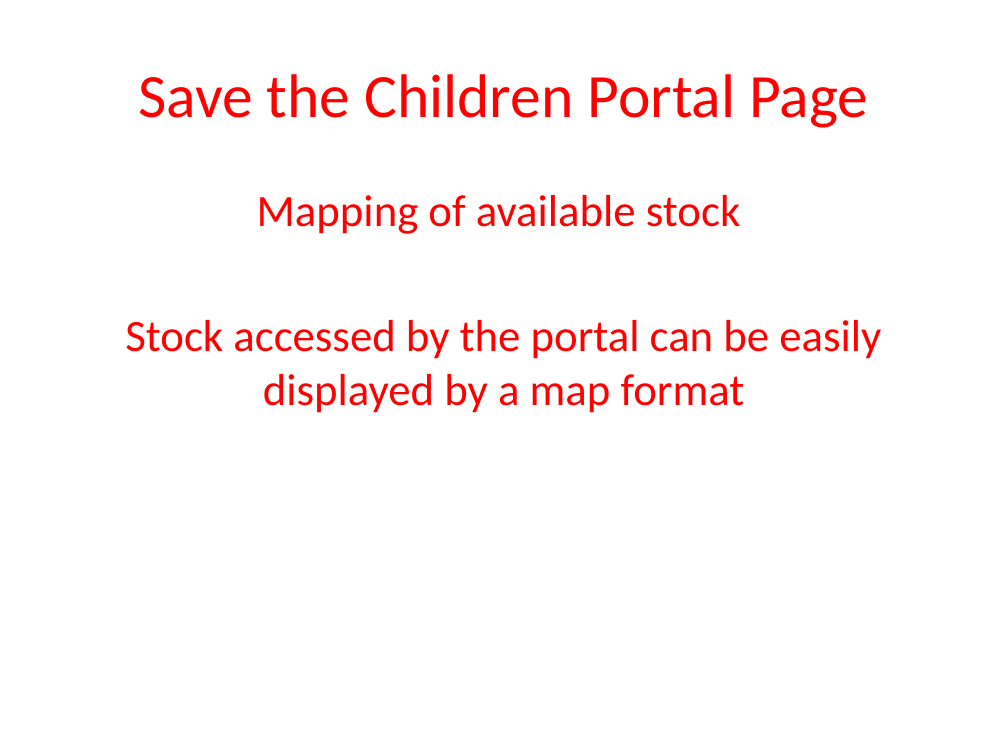
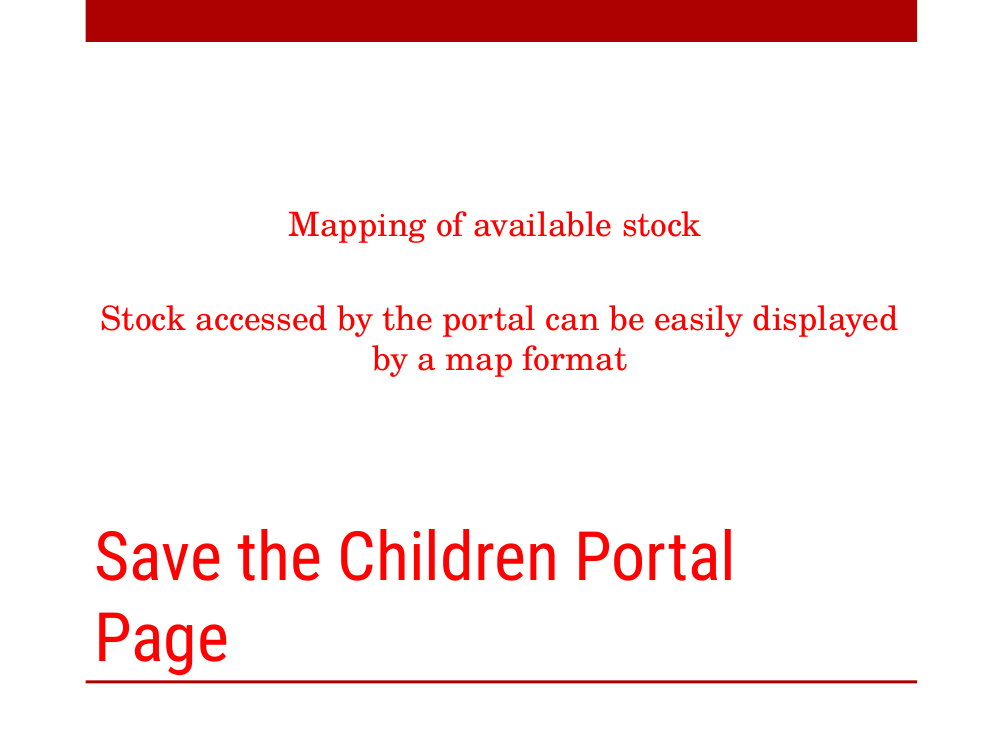
Before and after one commit to dumitruc/ve-hack-day, a slide deck: slide 32 of PPT/SaveTheChildren.pptx (slide 14 before the commit). Drawn at 1008x756 pixels with LibreOffice and Linux fonts; fonts in the diff are those of the drawing; background and template pictures are left out. Boxes give left, top, right and bottom in pixels: in the first picture for what was removed or moved away, otherwise in the second. Text is boxed around its words. In the diff, an @@ line names an element or a change of style, - is before the commit and + after.

```diff
--- a/PPT/SaveTheChildren.pptx
+++ b/PPT/SaveTheChildren.pptx
@@ rectangle added at [86, 0, 917, 42], fill #AD0101 @@
@@ text "Mapping of available stock": place and size @@
-text "Mapping of available stock" at [125, 195, 881, 413]
+text "Mapping of available stock" at [101, 211, 899, 377]
@@ text "Mapping of available stock" at [101, 211, 899, 377]: size 32 to 24 pt, font Calibri to TeX Gyre Schola; less space between paragraphs; vertical alignment top to middle @@
@@ title "Save the Children Portal Page": place and size @@
-title "Save the Children Portal Page" at [138, 74, 868, 128]
+title "Save the Children Portal Page" at [94, 529, 737, 676]
@@ title "Save the Children Portal Page" at [94, 529, 737, 676]: size 44 to 48.6 pt, font Calibri to Roboto Condensed; alignment centre to left; vertical alignment middle to bottom @@
@@ rectangle added at [86, 680, 917, 683], fill #AD0101 @@
```
Also in this commit, not shown: 12 other slides changed, 22 slides added, 4 slides removed.
